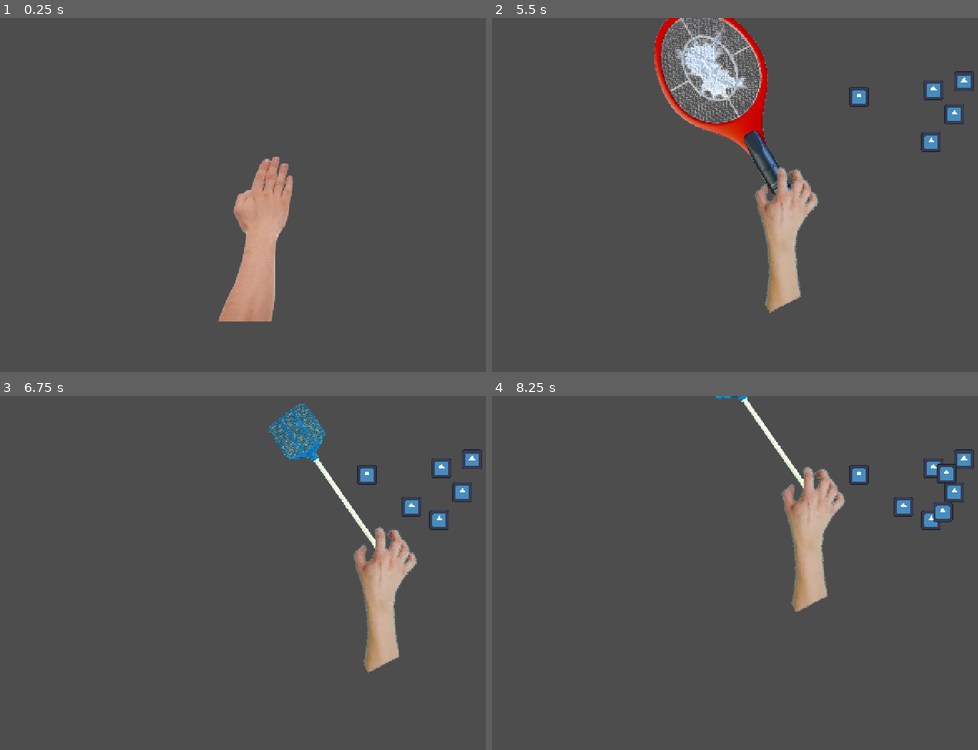
Above: before the commit, frames 1-4 (two rows, left to right).
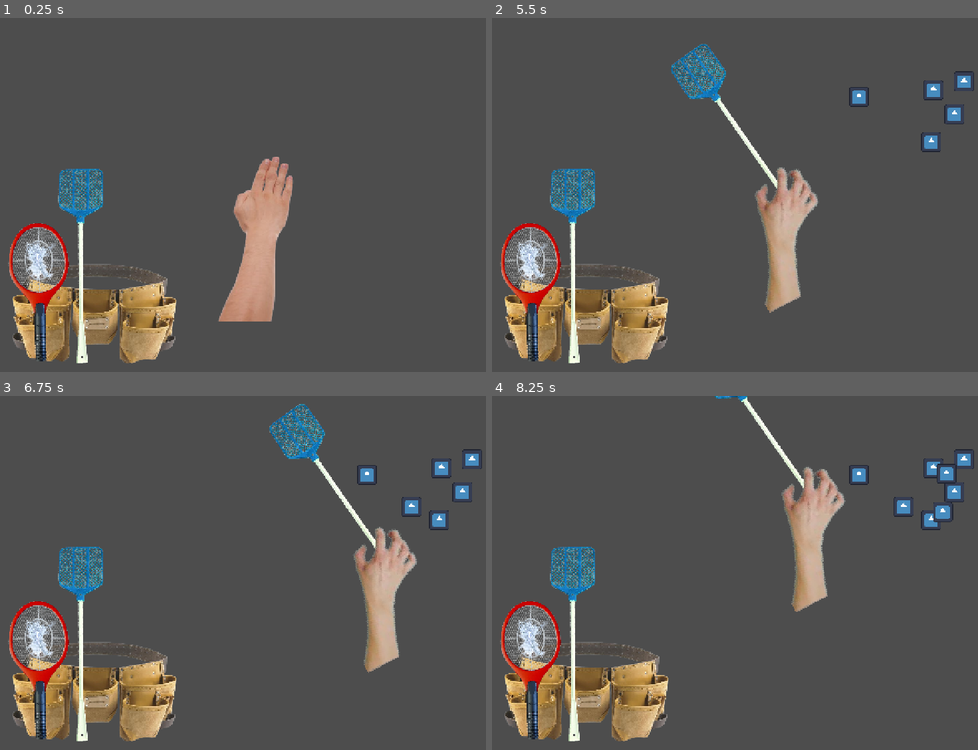
Above: after the commit, the same moments.

Repository: mattismoel/rage-room
Game: Godot game, scene res://scenes/game.tscn
The game is run twice, just before and just after one commit, with the same random seed, the same clock (stepped at 60 frames per second) and the same inputs. The engine's default icon, where the game draws it, is replaced by a stand-in: a white triangle on a blue panel in a dark square.
Inputs (mouse positions are in pixels of both pictures, inside the frame that each line leads up to):
- Up to frame 1 (0.25 s): no input
- Up to frame 2 (5.5 s): tap Enter at 0.5, 2.75, 4.25 s; move the mouse to (875, 177) at 0.52 s; press the mouse at (875, 177) at 0.53 s; tap Mouse wheel down (next_equipment) at 0.8, 1.35, 5.3 s; tap Space at 1.25, 3.5 s; move the mouse to (652, 212) at 1.27 s; release the mouse at (652, 212) at 1.28 s; tap Mouse wheel up (prev_equipment) at 1.55 s; move the mouse to (812, 117) at 2.02 s; hold Mouse wheel up (prev_equipment) 2.03-2.78 s; tap 1 at 2.3, 2.85 s; move the mouse to (730, 265) at 2.77 s; tap 2 at 3.05, 3.6 s; move the mouse to (919, 248) at 3.52 s; tap 9 at 3.8, 4.35 s; move the mouse to (598, 141) at 4.27 s; click (598, 141) at 4.55 s; move the mouse to (783, 195) at 5.02 s; press the mouse at (783, 195) at 5.03 s
- Up to frame 3 (6.75 s): tap Space at 5.75 s; move the mouse to (184, 484) at 5.77 s; release the mouse at (184, 484) at 5.78 s; tap Mouse wheel down (next_equipment) at 5.85 s; tap Mouse wheel up (prev_equipment) at 6.05 s; move the mouse to (383, 555) at 6.52 s; hold Mouse wheel up (prev_equipment) from 6.53 s (still down)
- Up to frame 4 (8.25 s): tap 1 at 6.8, 7.35 s; move the mouse to (652, 590) at 7.27 s; release Mouse wheel up (prev_equipment) at 7.28 s; tap 2 at 7.55, 8.1 s; move the mouse to (812, 495) at 8.02 s

The runs differ from the first frame. In frame 1, 8.6% of the frame differs, in the area x 1-37%, y 42-98%; in frame 2, 14%, in the area x 1-62%, y 0-98%; in frame 3, 8.6%; in frame 4, 8.6%.

Commit message:
added pickup state

Diff:
--- a/scenes/player.tscn
+++ b/scenes/player.tscn
@@ -9,10 +9,13 @@
 [ext_resource type="Texture2D" uid="uid://bqkybbohwmj75" path="res://assets/player/test arm.png" id="4_smehm"]
 [ext_resource type="Texture2D" uid="uid://cokbfjclr2ww3" path="res://assets/player/grab arm.png" id="5_qlg0r"]
 [ext_resource type="Script" uid="uid://qp3frfxg5ogc" path="res://scripts/player/pickup_state.gd" id="5_tuyoq"]
+[ext_resource type="Texture2D" uid="uid://dniu173guiukg" path="res://assets/player/pickup hand.png" id="9_f1ej7"]
 [ext_resource type="Script" uid="uid://b4m3ikfypcuk2" path="res://scripts/player/equipment_state.gd" id="9_y4r1p"]
 [ext_resource type="Script" uid="uid://c3n2s4jlpujkh" path="res://scenes/equipment/equipment_entry.gd" id="11_3v2ag"]
 [ext_resource type="PackedScene" uid="uid://crbgnq0h1g3ym" path="res://scenes/equipment/flyswatter.tscn" id="12_jej6c"]
 [ext_resource type="PackedScene" uid="uid://ytos3fkkwwof" path="res://scenes/equipment/bug_zapper.tscn" id="13_jej6c"]
+[ext_resource type="Script" uid="uid://wqx0jp8lrt1" path="res://scripts/player/inventory.gd" id="15_a8ls1"]
+[ext_resource type="Texture2D" uid="uid://b1cln5grvtgrp" path="res://assets/belt.png" id="16_qfm1y"]
 
 [sub_resource type="CircleShape2D" id="CircleShape2D_smehm"]
 radius = 40.0
@@ -31,13 +34,26 @@
 value = 50
 metadata/_custom_type_script = "uid://c3n2s4jlpujkh"
 
-[node name="Player" type="Node2D"]
+[sub_resource type="CapsuleShape2D" id="CapsuleShape2D_a8ls1"]
+radius = 51.4483
+height = 135.242
+
+[sub_resource type="CapsuleShape2D" id="CapsuleShape2D_4r5pv"]
+height = 195.525
+
+[node name="Player" type="Node2D" node_paths=PackedStringArray("_hand")]
 z_index = 1
 rotation = -0.00110836
 script = ExtResource("1_3vyb7")
+_hand = NodePath("Hand")
 
-[node name="Hand" type="Node2D" parent="."]
+[node name="Hand" type="Node2D" parent="." node_paths=PackedStringArray("inventory", "state_machine", "equipment_state", "idle_state", "pick_up_state")]
 script = ExtResource("2_dqkch")
+inventory = NodePath("../Inventory")
+state_machine = NodePath("StateMachine")
+equipment_state = NodePath("StateMachine/Equiment")
+idle_state = NodePath("StateMachine/Idle")
+pick_up_state = NodePath("StateMachine/Pick up")
 
 [node name="StateMachine" type="Node2D" parent="Hand" node_paths=PackedStringArray("initial_state")]
 z_index = 1
@@ -46,11 +62,18 @@
 debug_change_state = true
 metadata/_custom_type_script = "uid://ca42s16x5547g"
 
-[node name="Idle" type="Node2D" parent="Hand/StateMachine" node_paths=PackedStringArray("selection_area", "smack_state", "equipment_state")]
+[node name="Idle" type="Node2D" parent="Hand/StateMachine" node_paths=PackedStringArray("selection_area", "pick_up_state", "smack_state", "inventory")]
+visible = false
 script = ExtResource("3_qlg0r")
 selection_area = NodePath("Area2D")
+pick_up_state = NodePath("../Pick up")
 smack_state = NodePath("../Smack")
-equipment_state = NodePath("../Equiment")
+inventory = NodePath("../../../Inventory")
+
+[node name="Sprite2D" type="Sprite2D" parent="Hand/StateMachine/Idle"]
+position = Vector2(-5.72925, 31.0512)
+scale = Vector2(0.51175, 0.462724)
+texture = ExtResource("4_smehm")
 
 [node name="Area2D" type="Area2D" parent="Hand/StateMachine/Idle"]
 
@@ -60,16 +83,12 @@
 scale = Vector2(0.68, 0.96)
 shape = SubResource("CircleShape2D_smehm")
 
-[node name="Sprite2D" type="Sprite2D" parent="Hand/StateMachine/Idle"]
-position = Vector2(-5.72925, 31.0512)
-scale = Vector2(0.51175, 0.462724)
-texture = ExtResource("4_smehm")
-
-[node name="Smack" type="Node2D" parent="Hand/StateMachine" node_paths=PackedStringArray("selection_area")]
+[node name="Smack" type="Node2D" parent="Hand/StateMachine" node_paths=PackedStringArray("selection_area", "idle_state")]
 visible = false
 position = Vector2(-1, 6)
 script = ExtResource("4_dqkch")
 selection_area = NodePath("Area2D")
+idle_state = NodePath("../Idle")
 
 [node name="Sprite2D" type="Sprite2D" parent="Hand/StateMachine/Smack"]
 position = Vector2(-8, -3)
@@ -86,16 +105,34 @@
 position = Vector2(2.00865, 0.982509)
 shape = SubResource("CircleShape2D_smehm")
 
-[node name="Pick up" type="Node2D" parent="Hand/StateMachine" node_paths=PackedStringArray("equipment_state")]
+[node name="Pick up" type="Node2D" parent="Hand/StateMachine" node_paths=PackedStringArray("selection_area", "equipment_state", "idle_state")]
 visible = false
 script = ExtResource("5_tuyoq")
+selection_area = NodePath("Area2D")
 equipment_state = NodePath("../Equiment")
+idle_state = NodePath("../Idle")
 
-[node name="Equiment" type="Node2D" parent="Hand/StateMachine" node_paths=PackedStringArray("idle_state")]
+[node name="Sprite2D" type="Sprite2D" parent="Hand/StateMachine/Pick up"]
+position = Vector2(-2.05098, 45.9977)
+rotation = 2.46684
+scale = Vector2(0.222363, 0.216348)
+texture = ExtResource("9_f1ej7")
+
+[node name="Area2D" type="Area2D" parent="Hand/StateMachine/Pick up"]
+
+[node name="CollisionShape2D" type="CollisionShape2D" parent="Hand/StateMachine/Pick up/Area2D"]
+position = Vector2(-1, 2)
+rotation = 0.324872
+scale = Vector2(0.0853466, 0.0855763)
+shape = SubResource("CircleShape2D_smehm")
+
+[node name="Equiment" type="Node2D" parent="Hand/StateMachine" node_paths=PackedStringArray("idle_state", "pick_up_state", "inventory")]
 visible = false
 script = ExtResource("9_y4r1p")
 idle_state = NodePath("../Idle")
+pick_up_state = NodePath("../Pick up")
 _entries = Array[ExtResource("11_3v2ag")]([SubResource("Resource_f1ej7"), SubResource("Resource_oprun")])
+inventory = NodePath("../../../Inventory")
 metadata/_custom_type_script = "uid://cjgkt6mw5ow4l"
 
 [node name="Sprite2D" type="Sprite2D" parent="Hand/StateMachine/Equiment"]
@@ -103,3 +140,53 @@
 position = Vector2(4.9601, 36.0055)
 rotation = -0.47822
 texture = ExtResource("5_qlg0r")
+
+[node name="Inventory" type="Node2D" parent="." node_paths=PackedStringArray("selectable_area")]
+position = Vector2(134.796, 184.15)
+rotation = -0.00110836
+script = ExtResource("15_a8ls1")
+selectable_area = NodePath("Area2D/CollisionShape2D")
+
+[node name="Sprite2D" type="Sprite2D" parent="Inventory"]
+position = Vector2(-50.0953, 85.9445)
+scale = Vector2(0.30326, 0.30326)
+texture = ExtResource("16_qfm1y")
+
+[node name="Area2D" type="Area2D" parent="Inventory"]
+
+[node name="CollisionShape2D" type="CollisionShape2D" parent="Inventory/Area2D"]
+position = Vector2(-55.1063, 47.8779)
+rotation = 1.5708
+scale = Vector2(1.75235, 1.01121)
+shape = SubResource("CapsuleShape2D_a8ls1")
+
+[node name="All equipment" type="Node2D" parent="Inventory"]
+
+[node name="BugZapper" parent="Inventory/All equipment" instance=ExtResource("13_jej6c")]
+position = Vector2(-99.1219, 109.89)
+rotation = -0.0435606
+scale = Vector2(0.566633, 0.566633)
+
+[node name="Area2D" type="Area2D" parent="Inventory/All equipment/BugZapper"]
+position = Vector2(-1.90042, -76.0476)
+rotation = 0.0435606
+scale = Vector2(1.76481, 1.76481)
+
+[node name="CollisionShape2D" type="CollisionShape2D" parent="Inventory/All equipment/BugZapper/Area2D"]
+scale = Vector2(-2.03396, 0.616165)
+shape = SubResource("CapsuleShape2D_4r5pv")
+
+[node name="Flyswatter" parent="Inventory/All equipment" instance=ExtResource("12_jej6c")]
+position = Vector2(-62.1152, 103.931)
+rotation = -0.0150417
+scale = Vector2(0.978717, 0.978717)
+
+[node name="Area2D" type="Area2D" parent="Inventory/All equipment/Flyswatter"]
+position = Vector2(2.86826, -51.0476)
+rotation = 0.0150417
+scale = Vector2(1.02175, 1.02175)
+
+[node name="CollisionShape2D" type="CollisionShape2D" parent="Inventory/All equipment/Flyswatter/Area2D"]
+position = Vector2(-2.98447, -14.0033)
+scale = Vector2(1.19601, 0.832305)
+shape = SubResource("CapsuleShape2D_4r5pv")
--- a/scripts/player/equipment_state.gd
+++ b/scripts/player/equipment_state.gd
@@ -1,15 +1,25 @@
 class_name EquipmentState
 extends State
 
-@export var idle_state: State
+@export var idle_state: IdleState
+@export var pick_up_state: PickUpState
 
-var current_equipment_entry: EquipmentEntry
 @export var _entries: Array[EquipmentEntry] = []
-
+@onready var current_equipment_entry: EquipmentEntry = _entries[0]
 var loaded_equipment: Equipment
 
+@export var inventory: Inventory
+@onready var inventory_area: CollisionShape2D = inventory.selectable_area
+@onready var inventory_rect: Rect2 = inventory_area.get_shape().get_rect()
+
 func enter() -> void:
+	super()
 	visible = true
+	## Calculates rectangle for detecting when the mouse is in the inventory
+	inventory_rect.position = Vector2(\
+		inventory_area.global_position.x-inventory_rect.size.x/2,\
+		inventory_area.global_position.y-inventory_rect.size.y/2)
+
 	if _entries.size() <= 0:
 		push_error("This weighted spawn entry selector has no entries!")
 
@@ -21,20 +31,17 @@
 	if event.is_action_pressed("interact"):
 		loaded_equipment.use(event.position)
 
-	elif event is InputEventKey and event.pressed:
-		## If keycode is 0, go to idle state (no equipment)
-		if event.keycode == KEY_1:
-			change_state.emit(idle_state)
+	## Uncommenting this allows cycling between equipment
+	#elif event.is_action_pressed("next_equipment"):
+	#	next_in_equipment_cycle(1)
+	#elif event.is_action_pressed("prev_equipment"):
+	#	next_in_equipment_cycle(-1)
 
-		elif event.keycode >= KEY_2 and event.keycode <= KEY_9:
-			var digit_pressed: int = -KEY_2 + event.keycode
-			# Switch to equipment state after setting equipment
-			set_equipment_from_index(digit_pressed)
-
-	elif event.is_action_pressed("next_equipment"):
-		next_in_equipment_cycle(1)
-	elif event.is_action_pressed("prev_equipment"):
-		next_in_equipment_cycle(-1)
+func process(delta: float) -> void:
+	var mouse_pos := get_global_mouse_position()
+	if inventory_rect.has_point(mouse_pos):
+		## Switches to pickup state if mouse is hovering over the inventory
+		change_state.emit(pick_up_state)
 
 func set_equipment(equipment: EquipmentEntry) -> void:
 	if loaded_equipment != null:
--- a/scripts/player/hand.gd
+++ b/scripts/player/hand.gd
@@ -1,4 +1,29 @@
 extends Node2D
+
+@export var inventory: Inventory
+
+@export var state_machine: StateMachine
+@export var equipment_state: EquipmentState
+@export var idle_state: IdleState
+@export var pick_up_state: PickUpState
 
 func _process(delta: float) -> void:
 	global_position = get_global_mouse_position()
+
+func _input(event: InputEvent) -> void:
+	handle_equipment_change(event)
+
+func handle_equipment_change(event: InputEvent) -> void:
+	## This is only meant for debugging/as an alternative to picking the equipment manually
+	if event is InputEventKey and event.pressed:
+		## If keycode is 0, go to idle state (no equipment)
+		if event.keycode == KEY_1:
+			state_machine.change_state(idle_state)
+
+		## Check if keypress is a number between 0 and 9
+		if event.keycode >= KEY_2 and event.keycode <= KEY_9:
+			var digit_pressed: int = -KEY_2 + event.keycode
+
+			## Switch to equipment state after choosing equipment
+			equipment_state.set_equipment_from_index(digit_pressed)
+			state_machine.change_state(equipment_state)
--- a/scripts/player/idle_state.gd
+++ b/scripts/player/idle_state.gd
@@ -1,34 +1,35 @@
+class_name IdleState
 extends State
 
 @export var selection_area: CollisionObject2D
+@export var pick_up_state: PickUpState
+@export var smack_state: SmackState
 
-@export var smack_state: State
-@export var equipment_state: EquipmentState
+@export var inventory: Inventory
+@onready var inventory_area: CollisionShape2D = inventory.selectable_area
+@onready var inventory_rect: Rect2 = inventory_area.get_shape().get_rect()
 
 func enter() -> void:
 	super()
 	visible = true
-	#selected_area.area_entered.connect(area_entered)
+	## Calculates rectangle for detecting when the mouse is in the inventory
+	inventory_rect.position = Vector2(\
+		inventory_area.global_position.x-inventory_rect.size.x/2,\
+		inventory_area.global_position.y-inventory_rect.size.y/2)
 
 func input(event) -> void:
 	if event.is_action_pressed("interact"):
 		print("Mouse pressed at: ", event.position)
 
-		# Switch to smack state
+		## Switch to smack state
 		change_state.emit(smack_state)
 
-	if event is InputEventKey and event.pressed:
-		## Check if keypress is a number between 0 and 9
-		if event.keycode >= KEY_2 and event.keycode <= KEY_9:
-			var digit_pressed: int = -KEY_2 + event.keycode
-
-			# Switch to equipment state after setting equipment
-			equipment_state.set_equipment_from_index(digit_pressed)
-			change_state.emit(equipment_state)
+func process(delta: float) -> void:
+	var mouse_pos := get_global_mouse_position()
+	if inventory_rect.has_point(mouse_pos):
+		## Switches to pickup state if mouse is hovering over the inventory
+		change_state.emit(pick_up_state)
 
 func exit() -> void:
 	super()
 	visible = false
-
-#func area_entered(area: Area2D) -> void:
-#	print(area.name)
--- /dev/null
+++ b/scripts/player/inventory.gd
@@ -0,0 +1,4 @@
+class_name Inventory
+extends Node2D
+
+@export var selectable_area: CollisionShape2D
--- a/scripts/player/pickup_state.gd
+++ b/scripts/player/pickup_state.gd
@@ -1,7 +1,33 @@
+class_name PickUpState
 extends State
 
+@export var selection_area: CollisionObject2D
 @export var equipment_state: EquipmentState
+@export var idle_state: IdleState
+
+func enter() -> void:
+	super()
+	selection_area.area_exited.connect(_on_area_exited)
+	visible = true
+
+func exit() -> void:
+	super()
+	selection_area.area_exited.disconnect(_on_area_exited)
+	visible = false
+
+func input(event) -> void:
+	if event.is_action_pressed("interact"):
+		print("Mouse pressed at: ", event.position)
+		var overlapping_areas: Array[Area2D] = selection_area.get_overlapping_areas()
+		for area in overlapping_areas:
+			if area.get_parent() is Equipment:
+				print(area.get_parent().name)
 
 func pick_up_equipment(equipment_entry: EquipmentEntry) -> void:
 	equipment_state.set_equipment(equipment_entry)
 	change_state.emit(equipment_state)
+
+func _on_area_exited(area: Area2D) -> void:
+	if area.get_parent() is Inventory:
+		## Switch to idle state
+		change_state.emit(idle_state)
--- a/scripts/player/smack_state.gd
+++ b/scripts/player/smack_state.gd
@@ -1,5 +1,8 @@
+class_name SmackState
 extends State
 @export var selection_area: CollisionObject2D
+
+@export var idle_state: IdleState
 
 func enter() -> void:
 	print("SMACK!")
@@ -11,7 +14,7 @@
 			InsectManager.kill(area.get_parent())
 
 	await get_tree().create_timer(1.0).timeout
-	change_state_by_name.emit("Idle")
+	change_state.emit(idle_state)
 
 func exit() -> void:
 	super()
Binary file added: assets/belt.png
Not shown, added: assets/belt.png.import
Binary file added: assets/player/pickup hand.png
Not shown, added: assets/player/pickup hand.png.import
Not shown: 1 places in scenes/player.tscn that only renumber resources
Not shown, added: scripts/player/inventory.gd.uid
